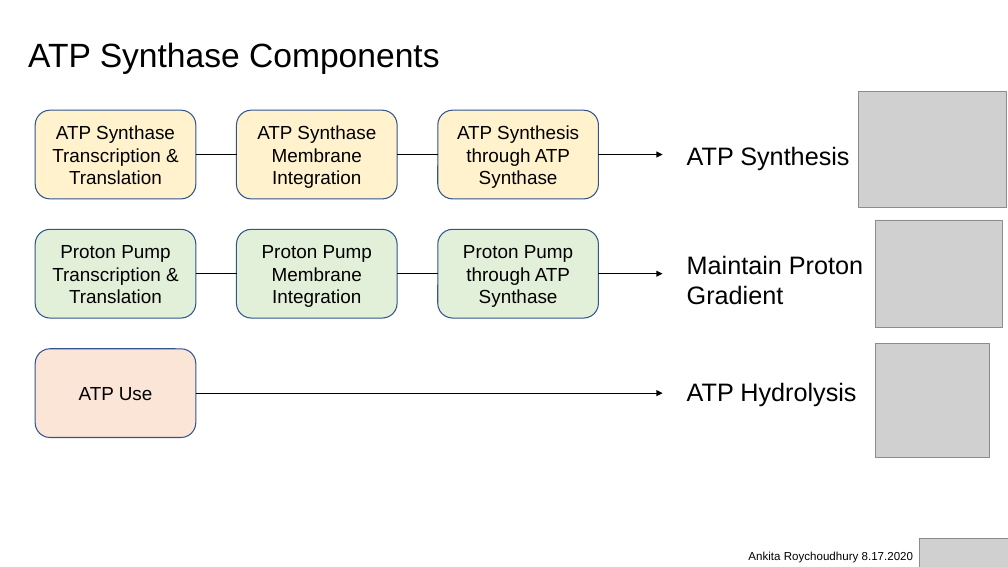
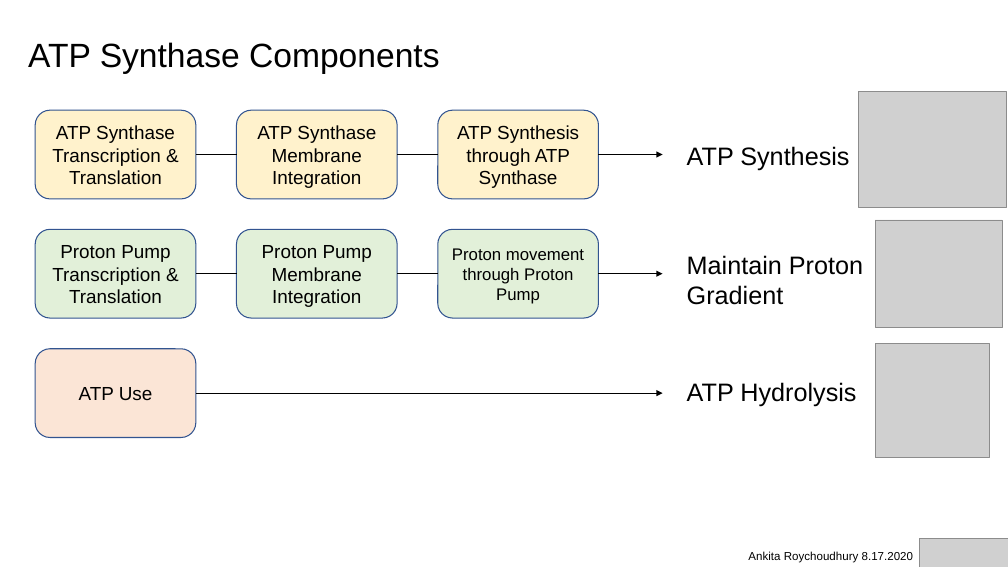
Before and after one commit to AnkitaRoychoudhury/ug_murray, a slide deck: slide 7 of miscellaneous/presentations/20200817_murray_mtg.pptx. Drawn at 1008x567 pixels with LibreOffice and Linux fonts; fonts in the diff are those of the drawing; grey boxes stand for pictures. Boxes give left, top, right and bottom in pixels: in the first picture for what was removed or moved away, otherwise in the second. Text is boxed around its words. In the diff, an @@ line names an element or a change of style, - is before the commit and + after.

```diff
--- a/miscellaneous/presentations/20200817_murray_mtg.pptx
+++ b/miscellaneous/presentations/20200817_murray_mtg.pptx
@@ text in rounded rectangle at [452,248,584,304]: text changed; size 18 to 16 pt @@
-Proton Pump through ATP Synthase
+Proton movement through Proton Pump
```
Also in this commit, not shown: 9 other slides changed, 1 slide added, 1 slide removed, 21 other files.
